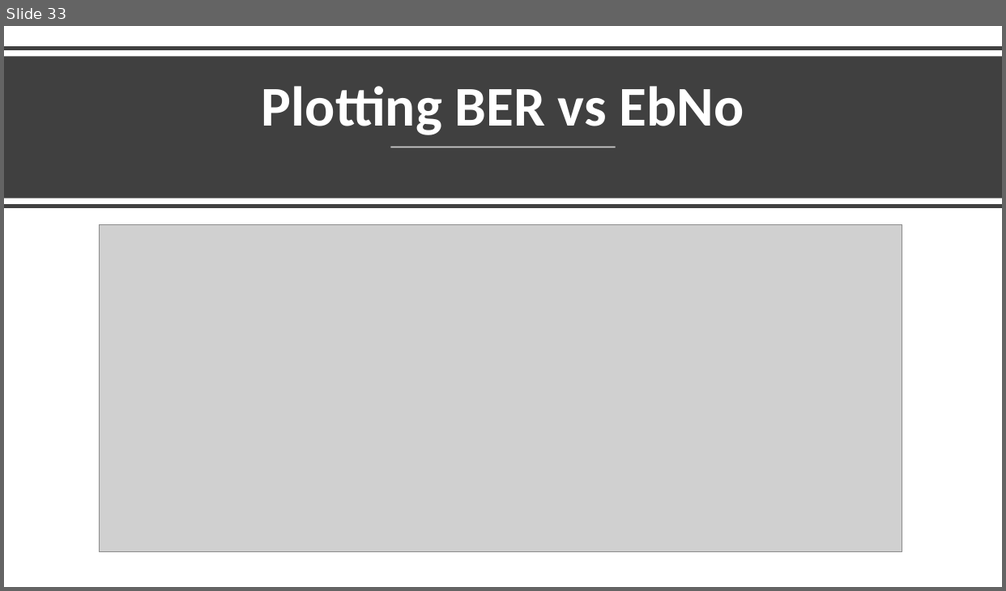
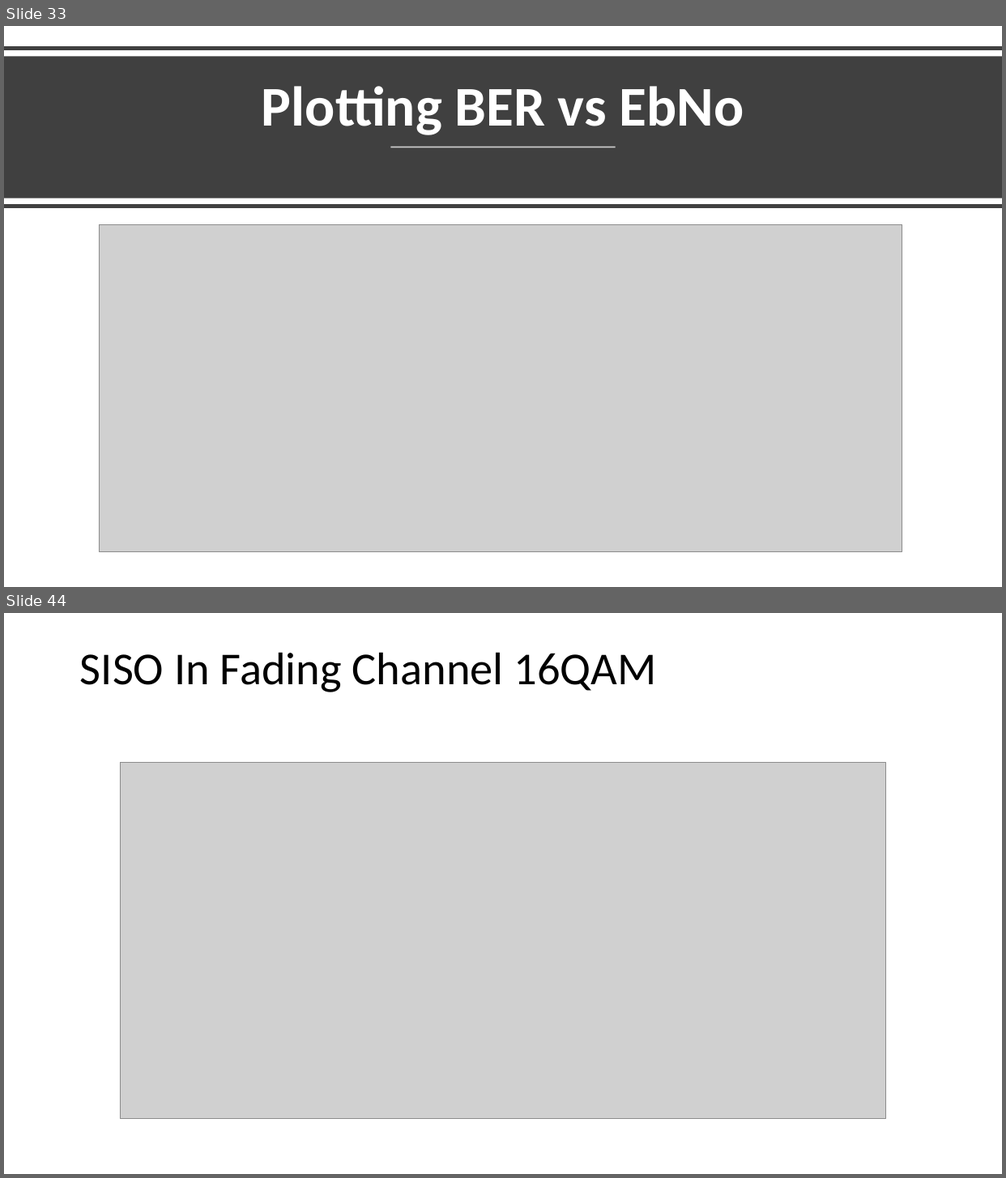
Before and after one commit to mohamedsheded/OFDM, a slide deck: Presenetationchannel-cp.pptx. Shown one above the other, each under a label of ours: slide 33 before the commit, slides 33 and 44 after it; the slides between them are not shown. The pictures are 1006x591 and 1006x1178 pixels, drawn with LibreOffice and Linux fonts; fonts in the diff are those of the drawing; grey boxes stand for pictures. Boxes give left, top, right and bottom in pixels: in the first picture for what was removed or moved away, otherwise in the second. Text is boxed around its words. In the diff, an @@ line names an element or a change of style, - is before the commit and + after.

```diff
--- a/Presenetationchannel-cp.pptx
+++ b/Presenetationchannel-cp.pptx
@@ slide 44 added at (4, 613, 1002, 1174), background #FFFFFF @@
@@ title added at (80, 652, 656, 692), 44 pt, text #000000 @@
+SISO In Fading Channel 16QAM
@@ picture added at (121, 763, 886, 1119) @@
```
Also in this commit, not shown: 11 other slides added.
